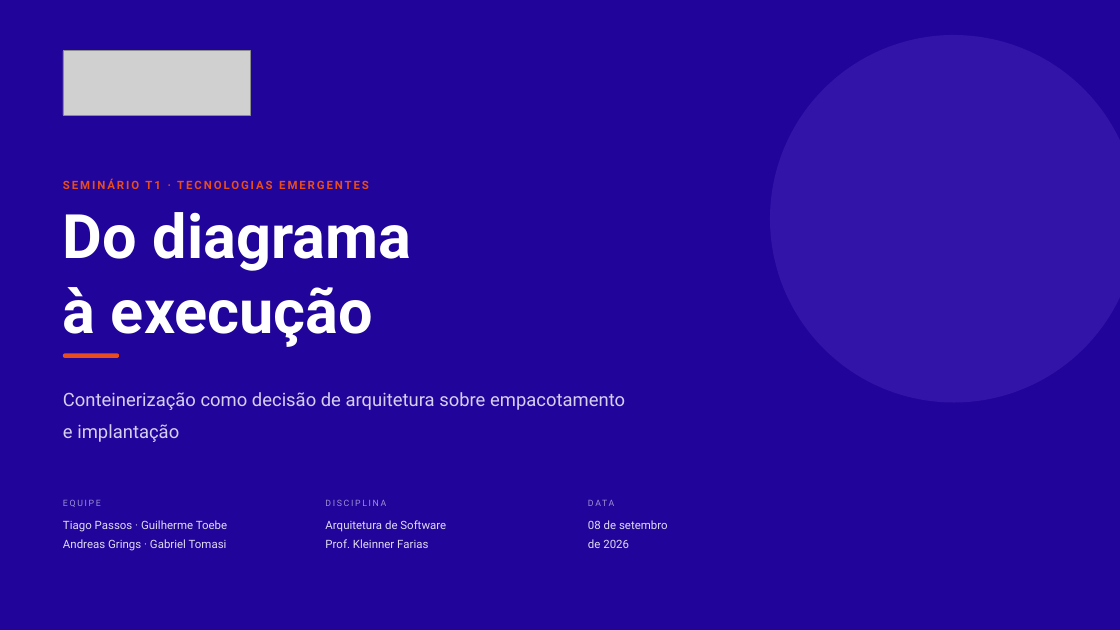
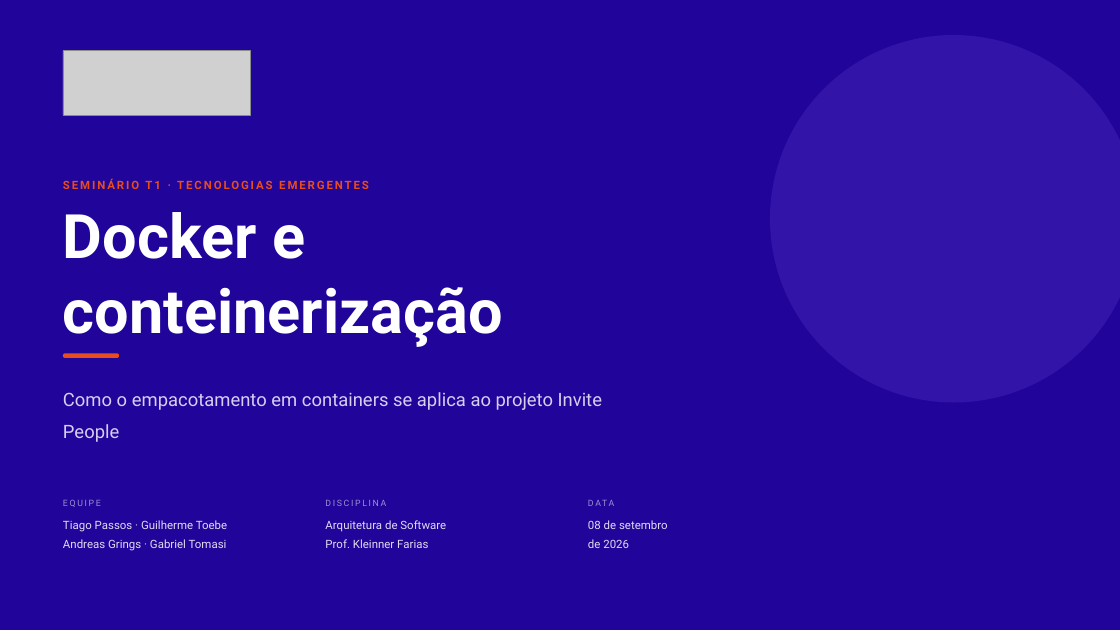
Before and after one commit to tcpassos/invite-app, a slide deck: slide 1 of trabalhos/T1-Docker-Invite-People.pptx. Drawn at 1120x630 pixels with LibreOffice and Linux fonts; fonts in the diff are those of the drawing; grey boxes stand for pictures. Boxes give left, top, right and bottom in pixels: in the first picture for what was removed or moved away, otherwise in the second. Text is boxed around its words. In the diff, an @@ line names an element or a change of style, - is before the commit and + after.

```diff
--- a/trabalhos/T1-Docker-Invite-People.pptx
+++ b/trabalhos/T1-Docker-Invite-People.pptx
@@ text at box(63, 212, 503, 347): text changed @@
-Do diagrama
-à execução
+Docker e
+conteinerização
@@ text at box(63, 392, 602, 442): text changed @@
-Conteinerização como decisão de arquitetura sobre empacotamento e implantação
+Como o empacotamento em containers se aplica ao projeto Invite People
```
Also in this commit, not shown: 28 other slides changed, 32 other files.
